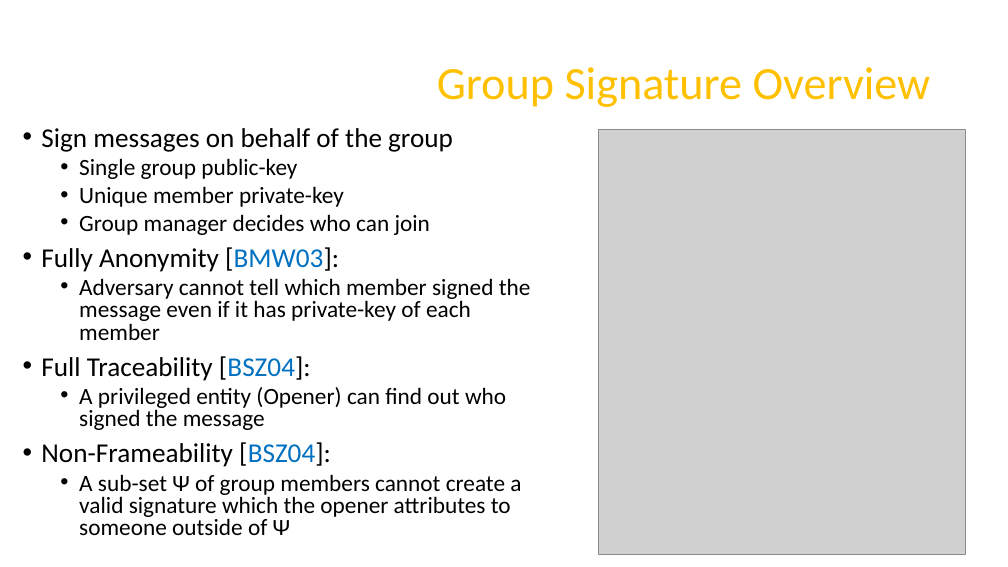
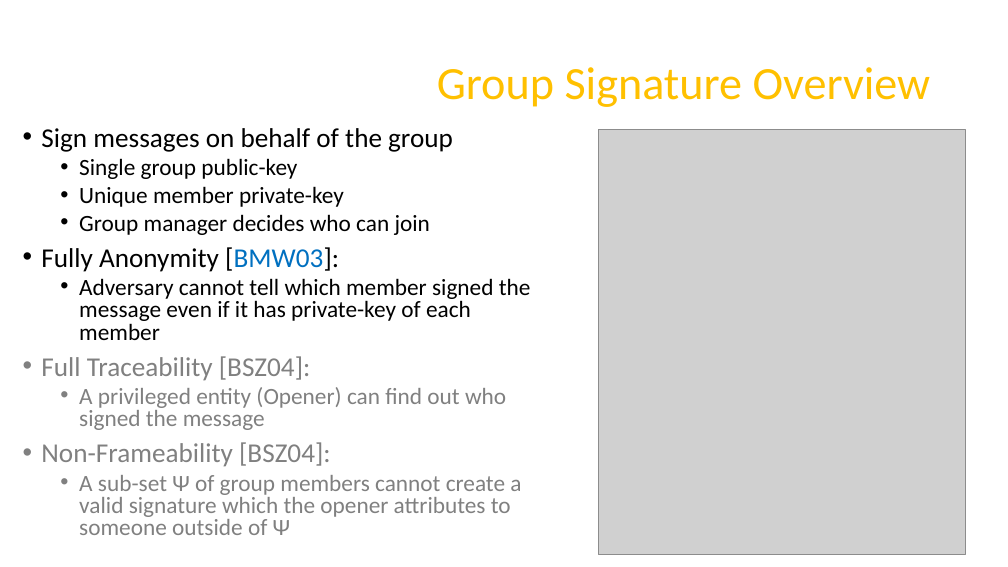
Before and after one commit to axelexic/sgx_remote_attestation_bh_17, a slide deck: slide 9 of presentation/us-17-Swami-SGX-Remote-Attestation-Is-Not-Sufficient.pptx (slide 11 before the commit). Drawn at 1008x567 pixels with LibreOffice and Linux fonts; fonts in the diff are those of the drawing; grey boxes stand for pictures; background and template pictures are left out. Boxes give left, top, right and bottom in pixels: in the first picture for what was removed or moved away, otherwise in the second. Text is boxed around its words. In the diff, an @@ line names an element or a change of style, - is before the commit and + after.

```diff
--- a/presentation/us-17-Swami-SGX-Remote-Attestation-Is-Not-Sufficient.pptx
+++ b/presentation/us-17-Swami-SGX-Remote-Attestation-Is-Not-Sufficient.pptx
@@ text at box(41, 356, 521, 535): text colour #000000 to #808080 in "Full Traceability [BSZ04]:", "A privileged entity (Opener) can find out ...", "Non-Frameability [BSZ04]:", "A sub-set Ψ of group members cannot ..."; text colour #0070C0 to #808080 in "[BSZ04]:", "[BSZ04]:" @@
```
Also in this commit, not shown: 6 other slides changed, 2 slides added, 1 slide removed.
